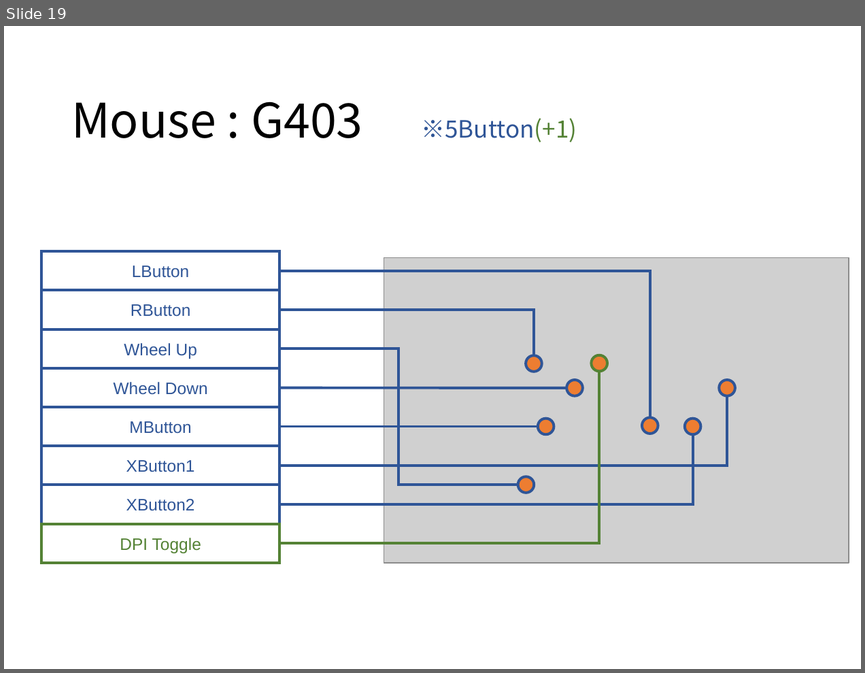
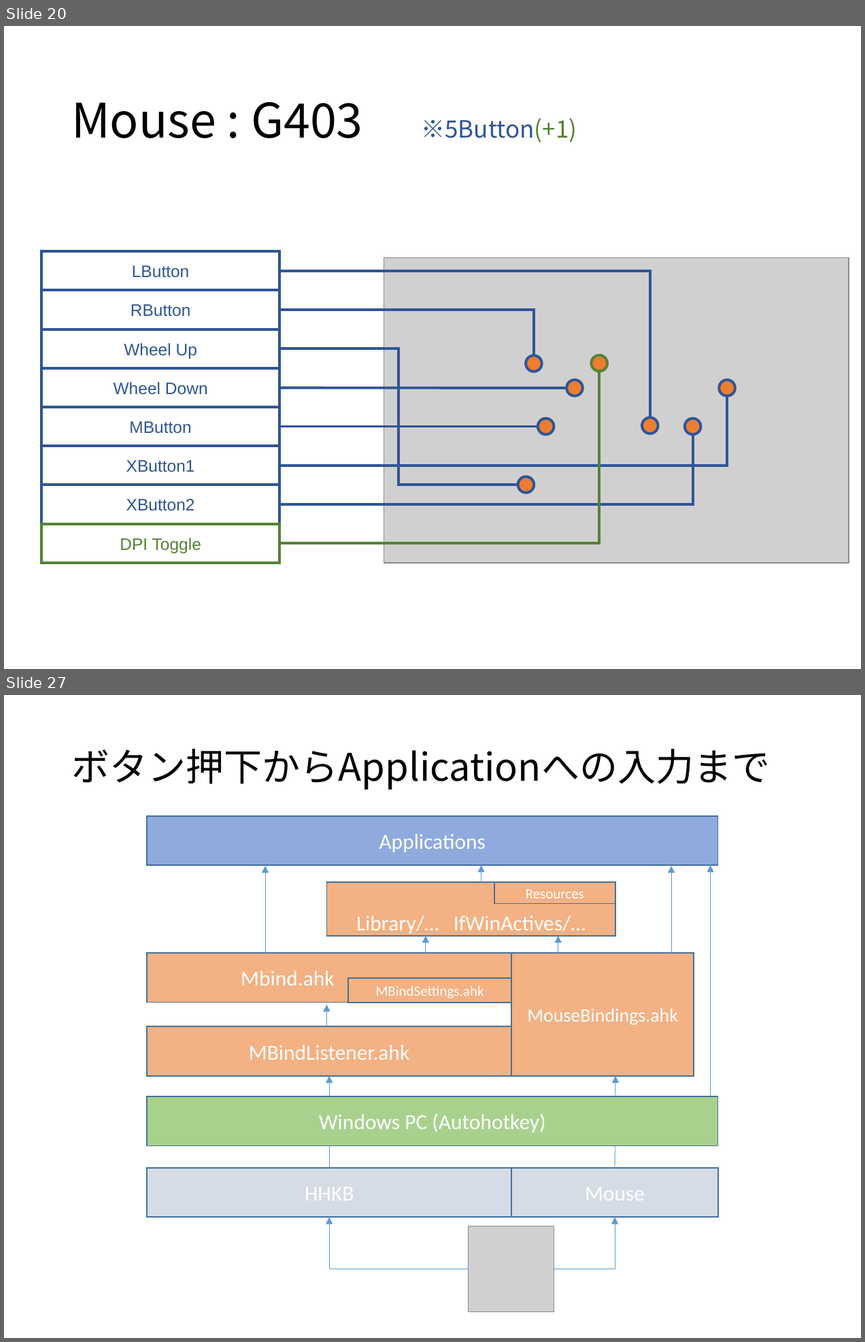
Before and after one commit to ittooo66/myAHK, a slide deck: MANUAL.pptx. Shown one above the other, each under a label of ours: slide 19 before the commit, slides 20 and 27 after it; the slides between them are not shown. The pictures are 865x673 and 865x1342 pixels, drawn with LibreOffice and Linux fonts; fonts in the diff are those of the drawing; grey boxes stand for pictures. Boxes give left, top, right and bottom in pixels: in the first picture for what was removed or moved away, otherwise in the second. Text is boxed around its words. In the diff, an @@ line names an element or a change of style, - is before the commit and + after.

```diff
--- a/MANUAL.pptx
+++ b/MANUAL.pptx
@@ slide 27 added at [4, 695, 861, 1338], background #FFFFFF @@
@@ title added at [71, 749, 770, 790], 32 pt, text #000000 @@
+ボタン押下からApplicationへの入力まで
@@ group added at [147, 816, 718, 1217]: 10 rectangles, 9 arrows @@
+HHKB
+Mouse
+MBindListener.ahk
+MouseBindings.ahk
+Mbind.ahk _
+Applications
+MBindSettings.ahk
+Library/… IfWinActives/…
+Windows PC (Autohotkey)
+Resources
@@ elbow arrow added from (468, 1269) to (330, 1217), #5B9BD5 0.5 pt @@
@@ elbow arrow added from (554, 1269) to (615, 1217), #5B9BD5 0.5 pt @@
@@ picture added at [468, 1226, 554, 1312] @@
@@ what was slide 19 is now slide 20 @@
```
Also in this commit, not shown: 6 slides changed, 2 other slides added, 1 other file.
